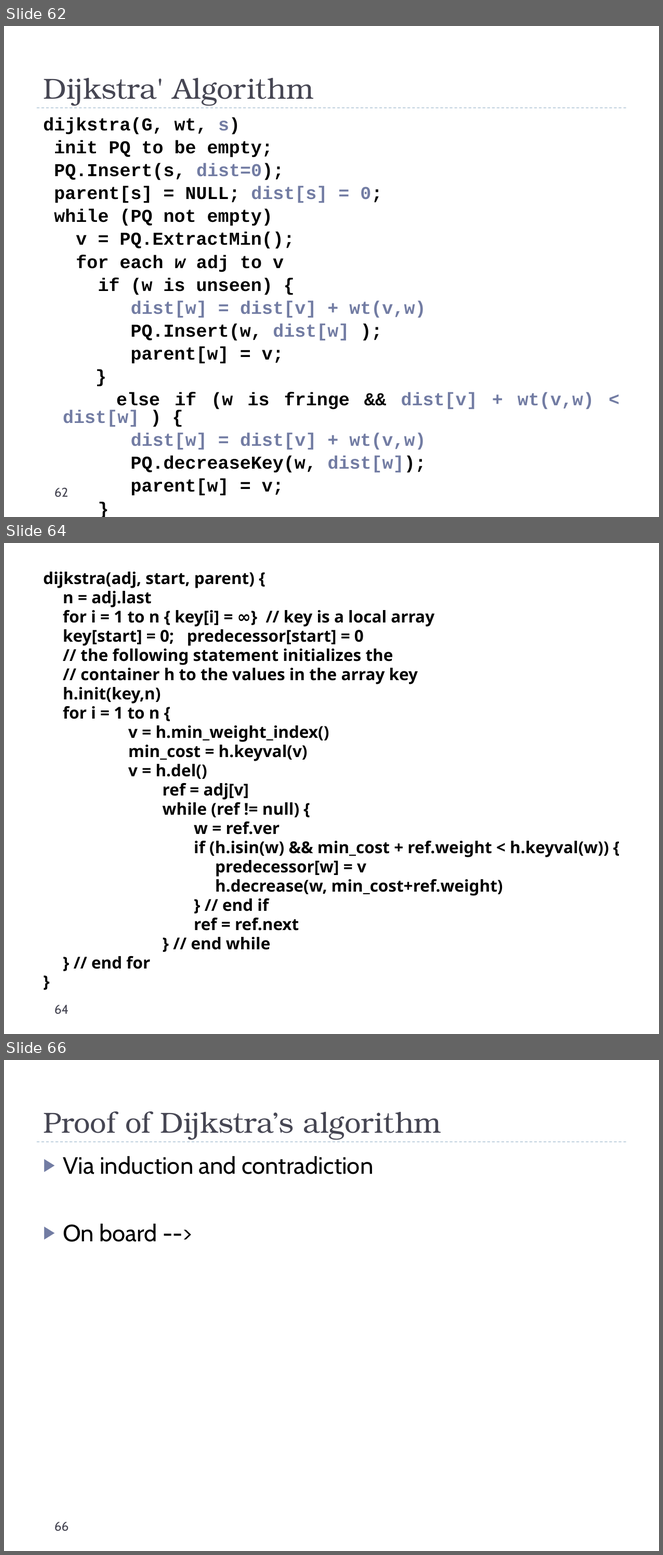
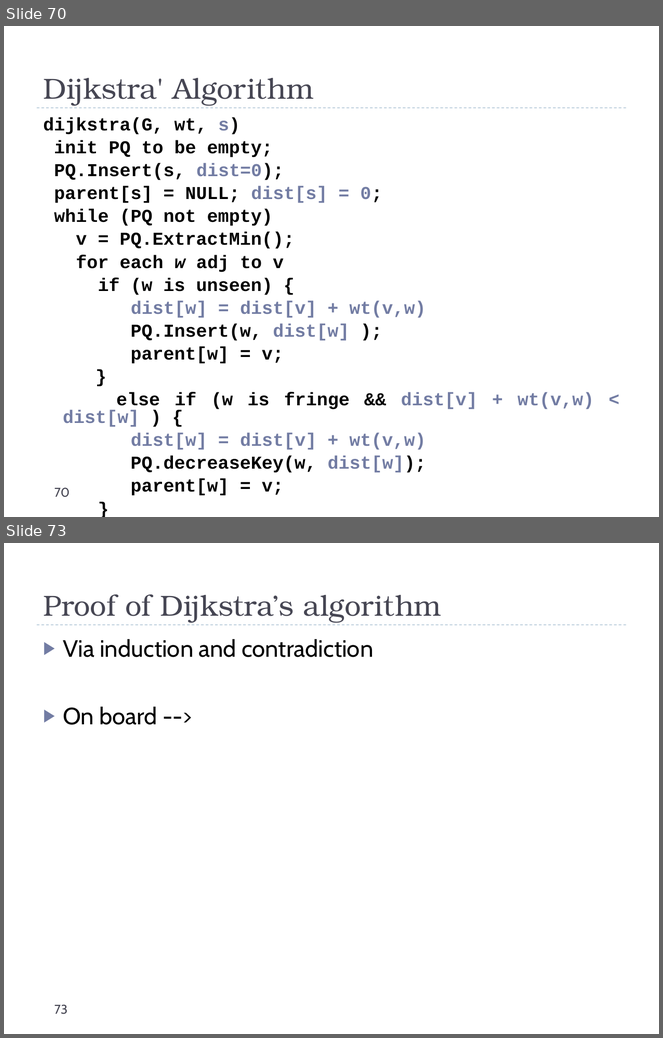
Before and after one commit to markfloryan/dsa2, a slide deck: slides/graphs-basic.pptx. Shown one above the other, each under a label of ours: slides 62, 64 and 66 before the commit, slides 70 and 73 after it; the slides between them are not shown. The pictures are 663x1555 and 663x1038 pixels, drawn with LibreOffice and Linux fonts; fonts in the diff are those of the drawing. Boxes give left, top, right and bottom in pixels: in the first picture for what was removed or moved away, otherwise in the second. Text is boxed around its words. In the diff, an @@ line names an element or a change of style, - is before the commit and + after.

```diff
--- a/slides/graphs-basic.pptx
+++ b/slides/graphs-basic.pptx
@@ slide 64 removed at box(4, 543, 659, 1034), background #FFFFFF @@
@@ text removed at box(43, 572, 609, 969) @@
-dijkstra(adj, start, parent) {
-n = adj.last
-for i = 1 to n { key[i] = ∞} // key is a local array
-key[start] = 0; predecessor[start] = 0
-// the following statement initializes the
-// container h to the values in the array key
-h.init(key,n)
-for i = 1 to n {
-v = h.min_weight_index()
-min_cost = h.keyval(v)
-v = h.del()
-ref = adj[v]
-while (ref != null) {
-w = ref.ver
-if (h.isin(w) && min_cost + ref.weight < h.keyval(w)) {
-predecessor[w] = v
-h.decrease(w, min_cost+ref.weight)
-} // end if
-ref = ref.next
-} // end while
-} // end for
-}
@@ page number removed at box(54, 1005, 69, 1015) @@
-64
@@ what was slide 62 is now slide 70 @@
@@ page number at box(54, 488, 70, 498): text changed @@
-62
+70
@@ what was slide 66 is now slide 73 @@
@@ page number at box(54, 1005, 68, 1015): text changed @@
-66
+73
```
Also in this commit, not shown: 17 slides changed, 9 slides added, 1 other slide removed, 9 other files.
